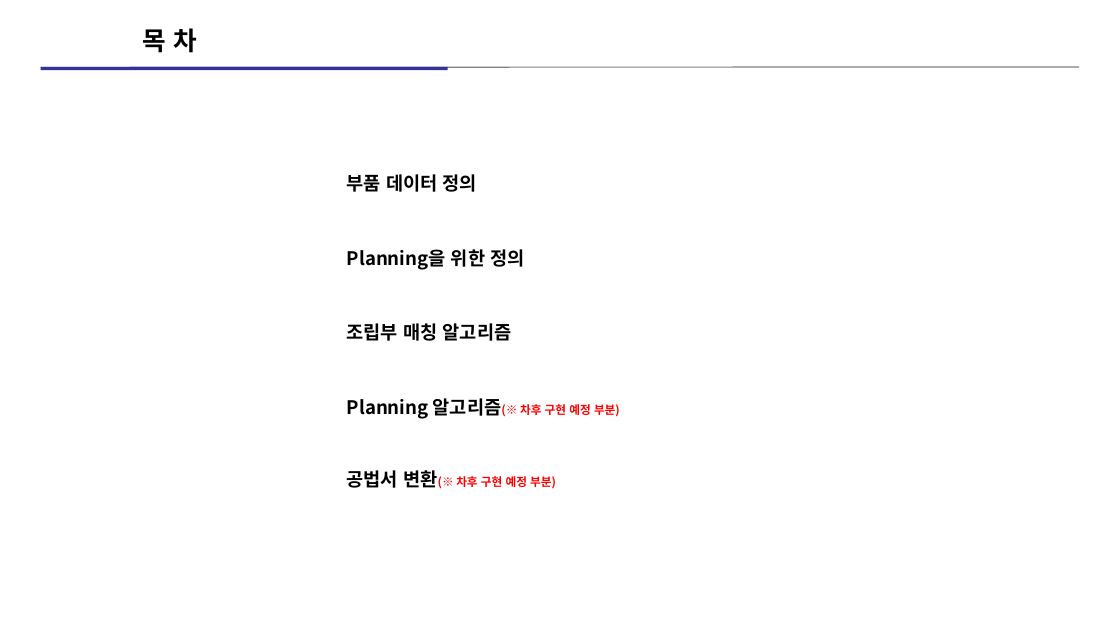
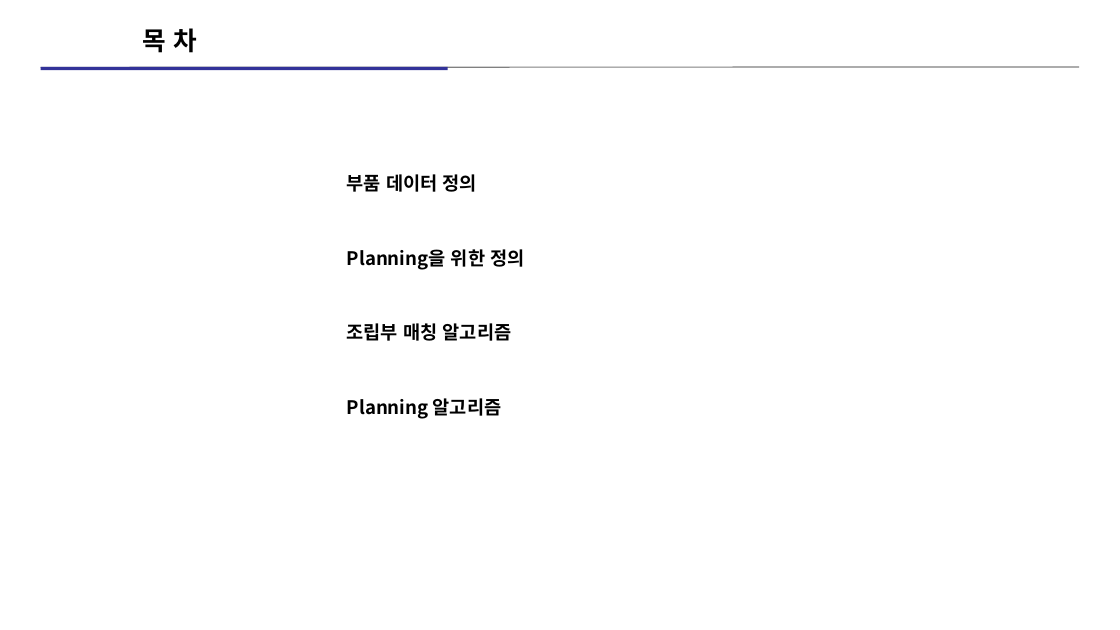
Before and after one commit to kimz1121/test, a slide deck: slide 2 of 현대차 심볼릭 플레너 예시 설명 자료_00.pptx. Drawn at 1120x630 pixels with LibreOffice and Linux fonts; fonts in the diff are those of the drawing. Boxes give left, top, right and bottom in pixels: in the first picture for what was removed or moved away, otherwise in the second. Text is boxed around its words. In the diff, an @@ line names an element or a change of style, - is before the commit and + after.

```diff
--- a/현대차 심볼릭 플레너 예시 설명 자료_00.pptx
+++ b/현대차 심볼릭 플레너 예시 설명 자료_00.pptx
@@ table at (347, 137, 774, 435) @@
-row 4: Planning 알고리즘(※ 차후 구현 예정 부분)
-row 5: 공법서 변환(※ 차후 구현 예정 부분)
+row 4: Planning 알고리즘
```
Also in this commit, not shown: 2 other slides changed, 4 slides removed.
